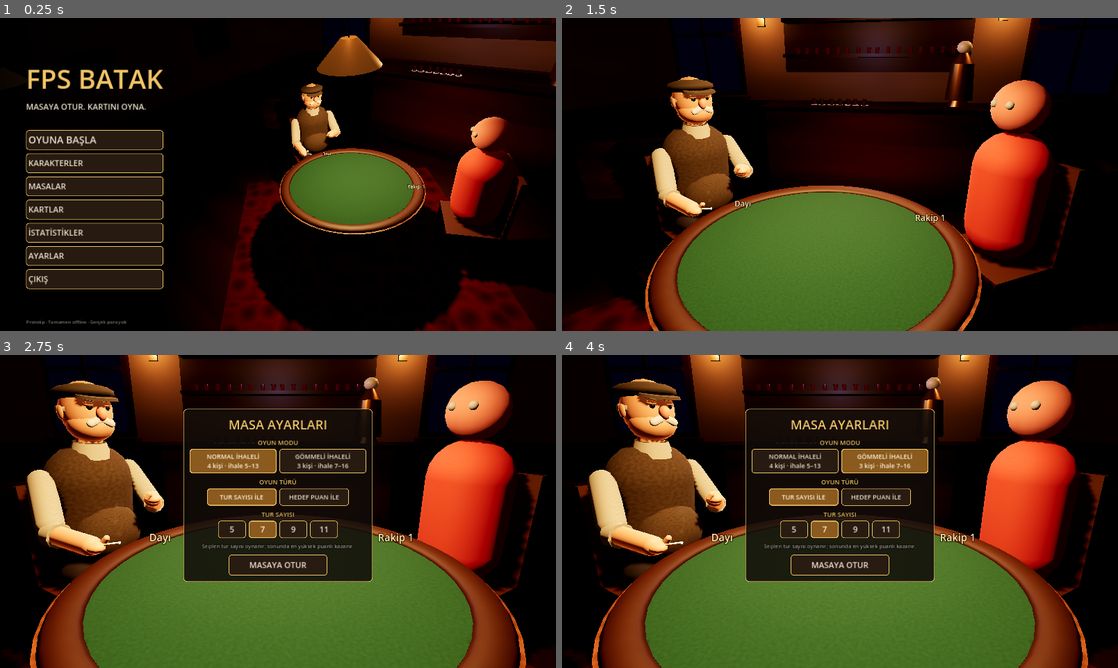
Above: before the commit, frames 1-4 (two rows, left to right).
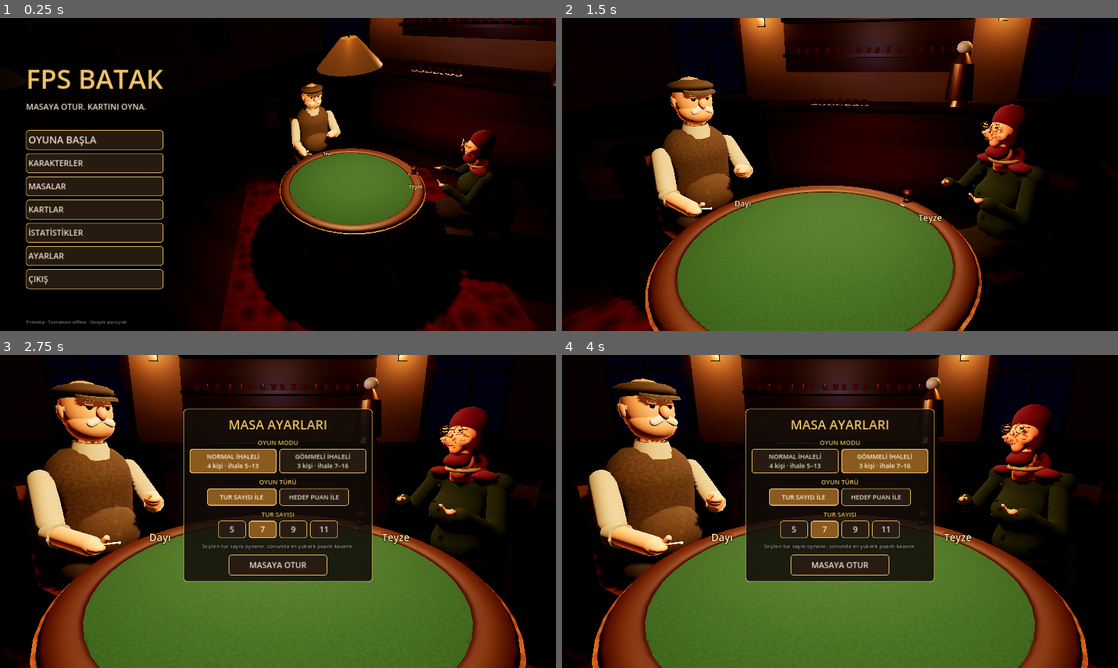
Above: after the commit, the same moments.

Repository: osmanadali/megerse-reels
Game: Godot game, scene res://scenes/main/Main.tscn
Two runs of this game, one before a commit and one after it. Both use one fixed random seed, a clock stepped at 60 frames per second and the inputs below.
Inputs (mouse positions are in pixels of both pictures, inside the frame that each line leads up to):
- Up to frame 1 (0.25 s): no input
- Up to frame 2 (1.5 s): click "OYUNA BAŞLA" at 0.5 s; move the mouse to (962, 158) at 1.27 s; click (962, 158) at 1.42 s
- Up to frame 3 (2.75 s): click "NORMAL İHALELİ 4 kişi · ihale…" at 2 s
- Up to frame 4 (4 s): click "NORMAL İHALELİ 4 kişi · ihale…" at 2.75 s; click "GÖMMELİ İHALELİ 3 kişi · ihal…" at 3.5 s

The runs differ from the first frame. In frame 1, 2.7% of the frame differs, in the area x 73-97%, y 31-91%; in frame 2, 6.9%; in frame 3, 7.9%; in frame 4, 7.9%, in the area x 64-99%, y 8-100%.

Commit message:
WIP Visual Phase 1C: Teyze (Blender) — test/E2E henüz çalıştırılmadı
- tools/art/build_teyze.py: Blender 4.2 betiği (metaball + primitive, vertex
  color, 3 malzeme) → assets/characters/teyze/teyze.glb
- scenes/characters/Teyze.tscn: glb + OpponentPlaceholder arayüzü, idle, jest
- scripts/characters/character_materials.gd: Cloth/Smooth/Metal malzeme ataması
- Main.tscn: Teyze koltuk 1
Ara kayıt; doğrulama yapılmadı.

Co-Authored-By: Claude Opus 5.5 <noreply@anthropic.com>
Claude-Session: https://claude.ai/code/session_01PiPLUzC15gCf2u2mvSdX2R

Diff:
--- /dev/null
+++ b/FPSBatak/scenes/characters/Teyze.tscn
@@ -0,0 +1,97 @@
+[gd_scene load_steps=12 format=3]
+
+[ext_resource type="Script" path="res://scripts/core/opponent_placeholder.gd" id="1_opp"]
+[ext_resource type="Script" path="res://scripts/characters/character_idle.gd" id="2_idle"]
+[ext_resource type="Script" path="res://scripts/characters/character_gesture.gd" id="3_gesture"]
+[ext_resource type="Script" path="res://scripts/characters/character_materials.gd" id="4_mats"]
+[ext_resource type="PackedScene" path="res://assets/characters/teyze/teyze.glb" id="5_model"]
+
+[sub_resource type="FastNoiseLite" id="Noise_knit"]
+frequency = 0.14
+fractal_octaves = 2
+
+[sub_resource type="Gradient" id="Grad_knit"]
+colors = PackedColorArray(0.78, 0.78, 0.78, 1, 1, 1, 1, 1)
+
+[sub_resource type="NoiseTexture2D" id="Tex_knit"]
+width = 64
+height = 64
+seamless = true
+color_ramp = SubResource("Grad_knit")
+noise = SubResource("Noise_knit")
+
+[sub_resource type="StandardMaterial3D" id="Mat_cloth"]
+vertex_color_use_as_albedo = true
+albedo_texture = SubResource("Tex_knit")
+roughness = 0.95
+uv1_scale = Vector3(14, 14, 14)
+uv1_triplanar = true
+
+[sub_resource type="StandardMaterial3D" id="Mat_smooth"]
+vertex_color_use_as_albedo = true
+roughness = 0.6
+rim_enabled = true
+rim = 0.2
+rim_tint = 0.6
+
+[sub_resource type="StandardMaterial3D" id="Mat_metal"]
+vertex_color_use_as_albedo = true
+metallic = 0.8
+roughness = 0.35
+
+[node name="Teyze" type="Node3D"]
+script = ExtResource("1_opp")
+display_name = "Teyze"
+apply_tint = false
+
+[node name="Model" parent="." instance=ExtResource("5_model")]
+
+[node name="Materials" type="Node" parent="." node_paths=PackedStringArray("model")]
+script = ExtResource("4_mats")
+model = NodePath("../Model")
+cloth = SubResource("Mat_cloth")
+smooth = SubResource("Mat_smooth")
+metal = SubResource("Mat_metal")
+
+[node name="Gesture" type="Node" parent="." node_paths=PackedStringArray("arm")]
+script = ExtResource("3_gesture")
+arm = NodePath("../Model/ArmR")
+pick_rotation = Vector3(0.16, 0.18, 0)
+pick_offset = Vector3(-0.01, 0.025, 0)
+play_rotation = Vector3(-0.1, 0.14, 0)
+play_offset = Vector3(0, -0.02, -0.05)
+
+[node name="Idle" type="Node" parent="." node_paths=PackedStringArray("torso", "head")]
+script = ExtResource("2_idle")
+torso = NodePath("../Model/Torso")
+head = NodePath("../Model/Torso/Head")
+breath_amount = 0.01
+breath_rate = 0.2
+head_yaw = 0.05
+head_pitch = 0.03
+
+[node name="NameLabel" type="Label3D" parent="."]
+transform = Transform3D(1, 0, 0, 0, 1, 0, 0, 0, 1, 0, 0.78, -0.42)
+pixel_size = 0.0009
+billboard = 1
+no_depth_test = true
+modulate = Color(1, 0.86, 0.55, 1)
+outline_modulate = Color(0, 0, 0, 0.8)
+text = "Teyze"
+font_size = 48
+outline_size = 10
+
+[node name="HandAnchor" type="Marker3D" parent="."]
+transform = Transform3D(1, 0, 0, 0, 0.94, -0.342, 0, 0.342, 0.94, 0.005, 0.91, -0.255)
+
+[node name="Bubble" type="Label3D" parent="."]
+transform = Transform3D(1, 0, 0, 0, 1, 0, 0, 0, 1, 0, 1.17, -0.3)
+visible = false
+pixel_size = 0.0022
+billboard = 1
+no_depth_test = true
+modulate = Color(1, 1, 1, 1)
+outline_modulate = Color(0.1, 0.06, 0.02, 1)
+text = "PAS"
+font_size = 60
+outline_size = 18
--- a/FPSBatak/scenes/main/Main.tscn
+++ b/FPSBatak/scenes/main/Main.tscn
@@ -14,6 +14,7 @@
 [ext_resource type="Script" path="res://scripts/ui/main_menu.gd" id="12_menu"]
 [ext_resource type="PackedScene" path="res://scenes/environment/Coffeehouse.tscn" id="13_env"]
 [ext_resource type="PackedScene" path="res://scenes/characters/Dayi.tscn" id="14_dayi"]
+[ext_resource type="PackedScene" path="res://scenes/characters/Teyze.tscn" id="15_teyze"]
 
 [sub_resource type="Environment" id="Env_kahvehane"]
 background_mode = 1
@@ -47,6 +48,7 @@
 script = ExtResource("10_seats")
 opponent_scene = ExtResource("3_opp")
 character_scenes = {
+1: ExtResource("15_teyze"),
 2: ExtResource("14_dayi")
 }
 
--- /dev/null
+++ b/FPSBatak/scripts/characters/character_materials.gd
@@ -0,0 +1,26 @@
+extends Node
+## Blender'dan gelen karakter modelinin yüzeylerine üç paylaşılan malzemeyi
+## atar: "Cloth" (kumaş: vertex color × örgü dokusu), "Smooth" (ten, ahşap,
+## porselen: vertex color) ve "Metal" (gözlük). Renkler modelin vertex
+## color'ında olduğu için karakter başına en fazla 3 malzeme ve parça başına
+## 2–3 çizim çağrısı kalır (mobil bütçe). Yalnızca görsel.
+
+@export var model: Node3D
+@export var cloth: Material
+@export var smooth: Material
+@export var metal: Material
+
+
+func _ready() -> void:
+	if model == null:
+		return
+	for mi: MeshInstance3D in model.find_children("*", "MeshInstance3D", true, false):
+		for i in mi.mesh.get_surface_count():
+			var src := mi.mesh.surface_get_material(i)
+			var n := src.resource_name if src else ""
+			var m: Material = smooth
+			if n.begins_with("Cloth"):
+				m = cloth
+			elif n.begins_with("Metal"):
+				m = metal
+			mi.set_surface_override_material(i, m)
Binary file added: FPSBatak/assets/characters/teyze/teyze.glb
Not shown, added: FPSBatak/assets/characters/teyze/teyze.glb.import
Not shown: 1 places in FPSBatak/scenes/main/Main.tscn that only renumber resources
Not shown, added: FPSBatak/tools/art/build_teyze.py
